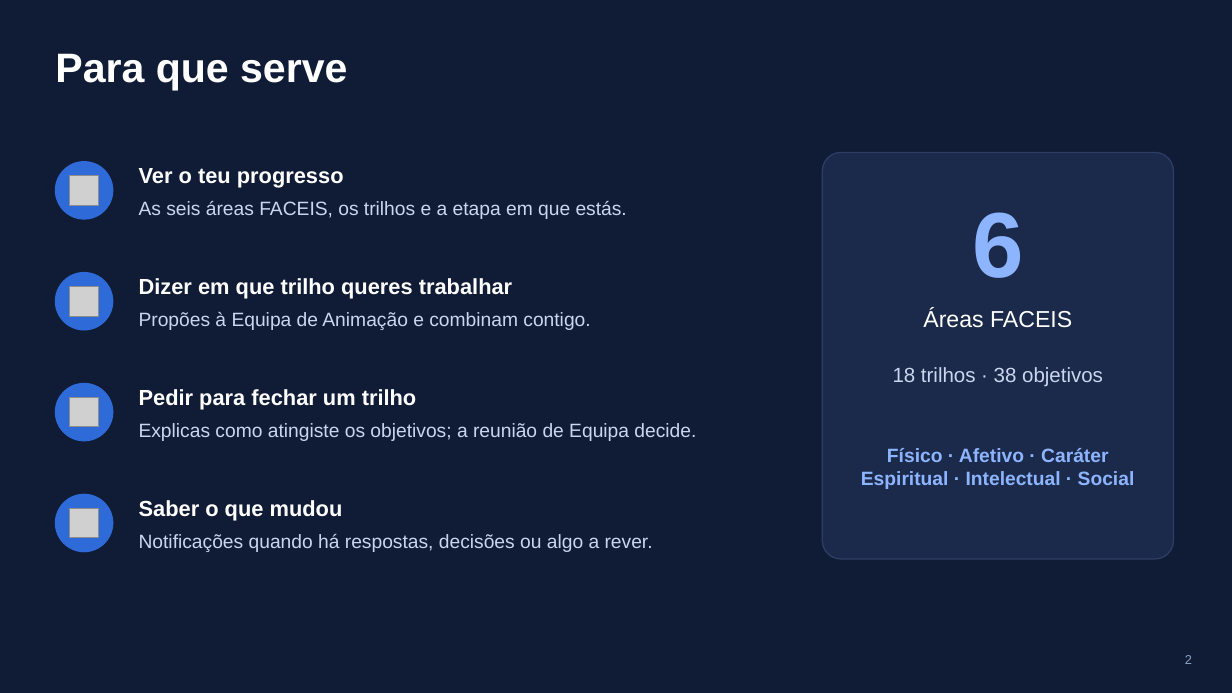
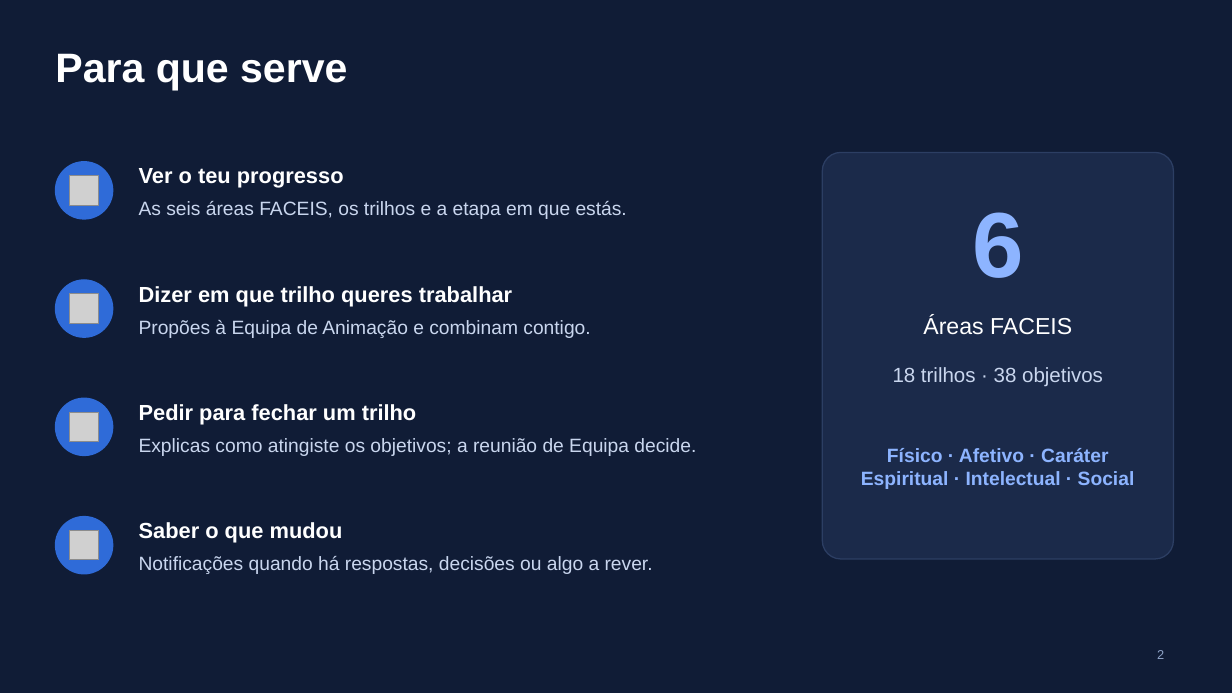
Before and after one commit to jacorreia200218-star/Sistema-Progresso, a slide deck: slide 2 of docs/apresentacao/Pioneiros-app-apresentacao.pptx. Drawn at 1232x693 pixels with LibreOffice and Linux fonts; fonts in the diff are those of the drawing; grey boxes stand for pictures. Boxes give left, top, right and bottom in pixels: in the first picture for what was removed or moved away, otherwise in the second. Text is boxed around its words. In the diff, an @@ line names an element or a change of style, - is before the commit and + after.

```diff
--- a/docs/apresentacao/Pioneiros-app-apresentacao.pptx
+++ b/docs/apresentacao/Pioneiros-app-apresentacao.pptx
@@ ellipse: place and size @@
-ellipse at bbox=[55, 273, 113, 330]
+ellipse at bbox=[55, 280, 113, 337]
@@ picture: place and size @@
-picture at bbox=[69, 287, 99, 316]
+picture at bbox=[69, 294, 99, 323]
@@ text "Dizer em que trilho queres ...": place and size @@
-text "Dizer em que trilho queres ..." at bbox=[139, 278, 590, 330]
+text "Dizer em que trilho queres ..." at bbox=[139, 286, 590, 338]
@@ text "Áreas FACEIS": place and size @@
-text "Áreas FACEIS" at bbox=[923, 309, 1072, 328]
+text "Áreas FACEIS" at bbox=[923, 316, 1072, 335]
@@ ellipse: place and size @@
-ellipse at bbox=[55, 384, 113, 441]
+ellipse at bbox=[55, 398, 113, 456]
@@ picture: place and size @@
-picture at bbox=[69, 397, 99, 427]
+picture at bbox=[69, 412, 99, 442]
@@ text "Pedir para fechar um trilho": place and size @@
-text "Pedir para fechar um trilho" at bbox=[139, 389, 696, 441]
+text "Pedir para fechar um trilho" at bbox=[139, 404, 696, 456]
@@ ellipse: place and size @@
-ellipse at bbox=[55, 494, 113, 552]
+ellipse at bbox=[55, 517, 113, 574]
@@ picture: place and size @@
-picture at bbox=[69, 508, 99, 538]
+picture at bbox=[69, 531, 99, 560]
@@ text "Saber o que mudou": place and size @@
-text "Saber o que mudou" at bbox=[139, 500, 653, 552]
+text "Saber o que mudou" at bbox=[139, 522, 653, 574]
@@ page number: place and size @@
-page number at bbox=[1185, 655, 1192, 664]
+page number at bbox=[1157, 650, 1164, 659]
```
Also in this commit, not shown: 16 other slides changed, 3 other files.
